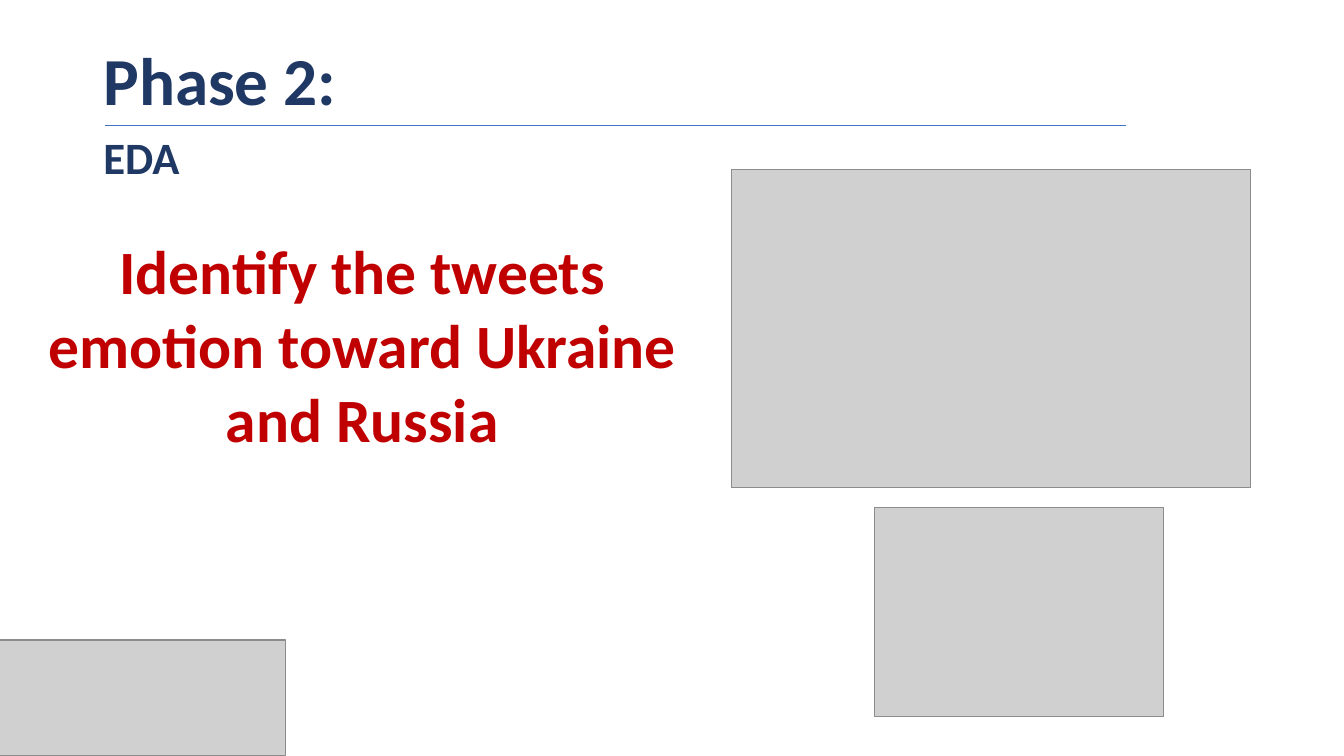
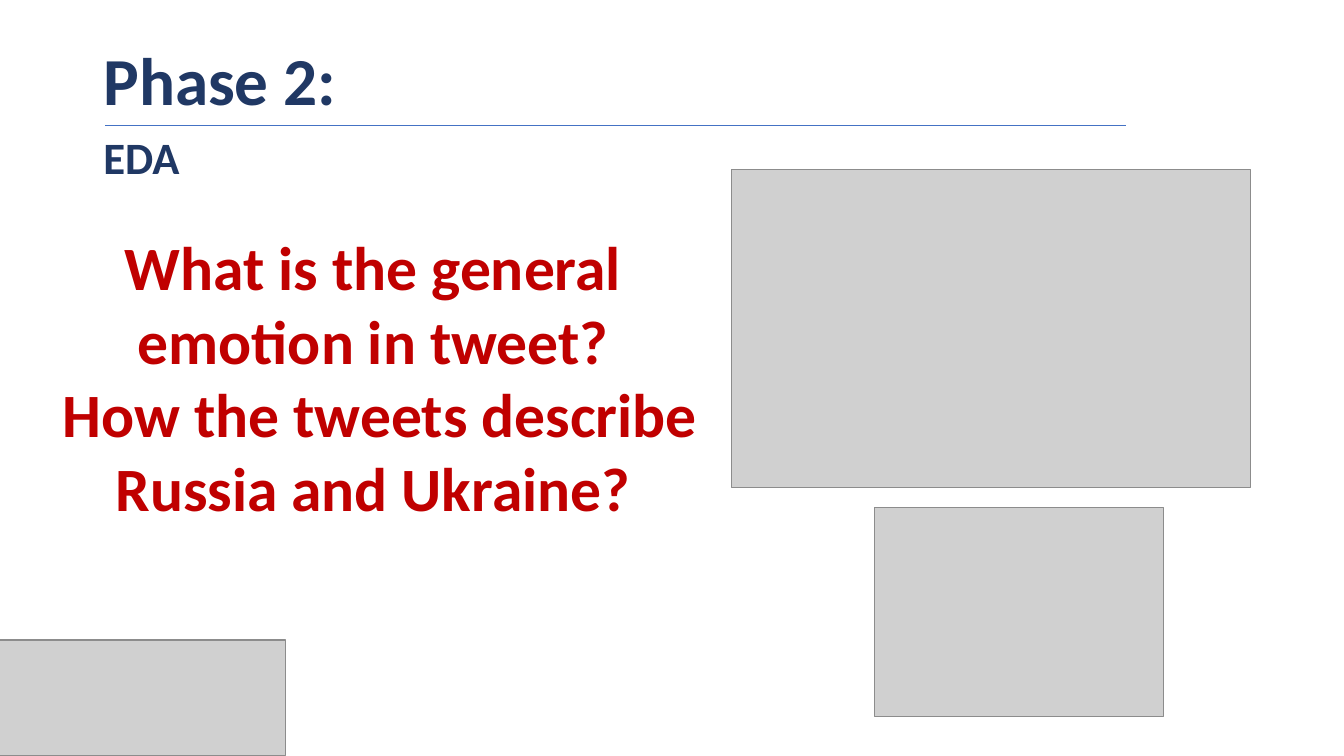
Before and after one commit to samah-balkhair/Tweets_Opinions, a slide deck: slide 15 of presentation/MIDS_SamahBalkhair_Tweets_Opinions.pptx (slide 14 before the commit). Drawn at 1344x756 pixels with LibreOffice and Linux fonts; fonts in the diff are those of the drawing; grey boxes stand for pictures. Boxes give left, top, right and bottom in pixels: in the first picture for what was removed or moved away, otherwise in the second. Text is boxed around its words. In the diff, an @@ line names an element or a change of style, - is before the commit and + after.

```diff
--- a/presentation/MIDS_SamahBalkhair_Tweets_Opinions.pptx
+++ b/presentation/MIDS_SamahBalkhair_Tweets_Opinions.pptx
@@ text at [63,246,697,512]: text changed @@
-Identify the tweets emotion toward Ukraine and Russia
+What is the general emotion in tweet?
+How the tweets describe Russia and Ukraine?
```
Also in this commit, not shown: 8 other slides changed, 7 slides added, 1 slide removed, 6 other files.
